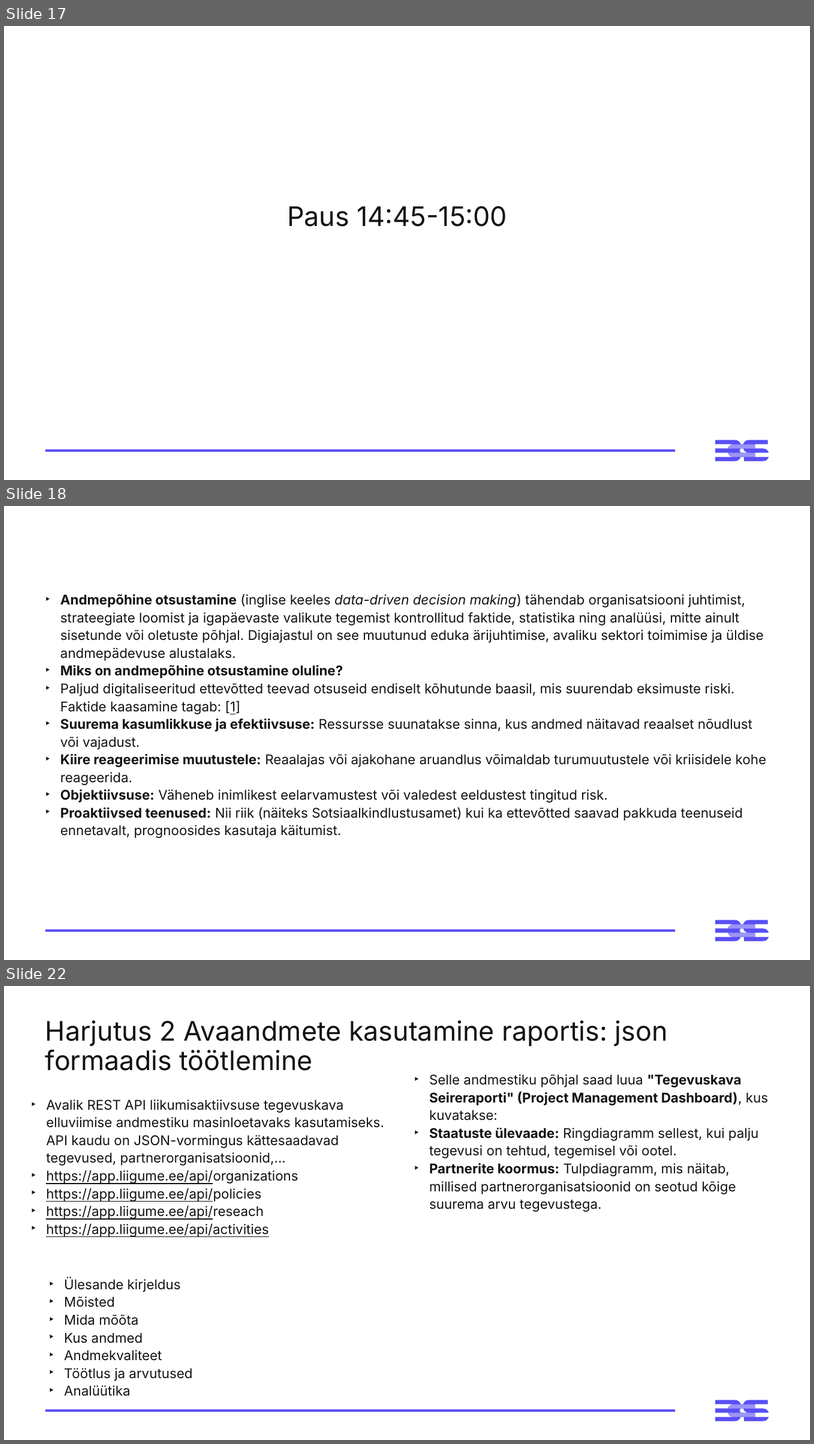
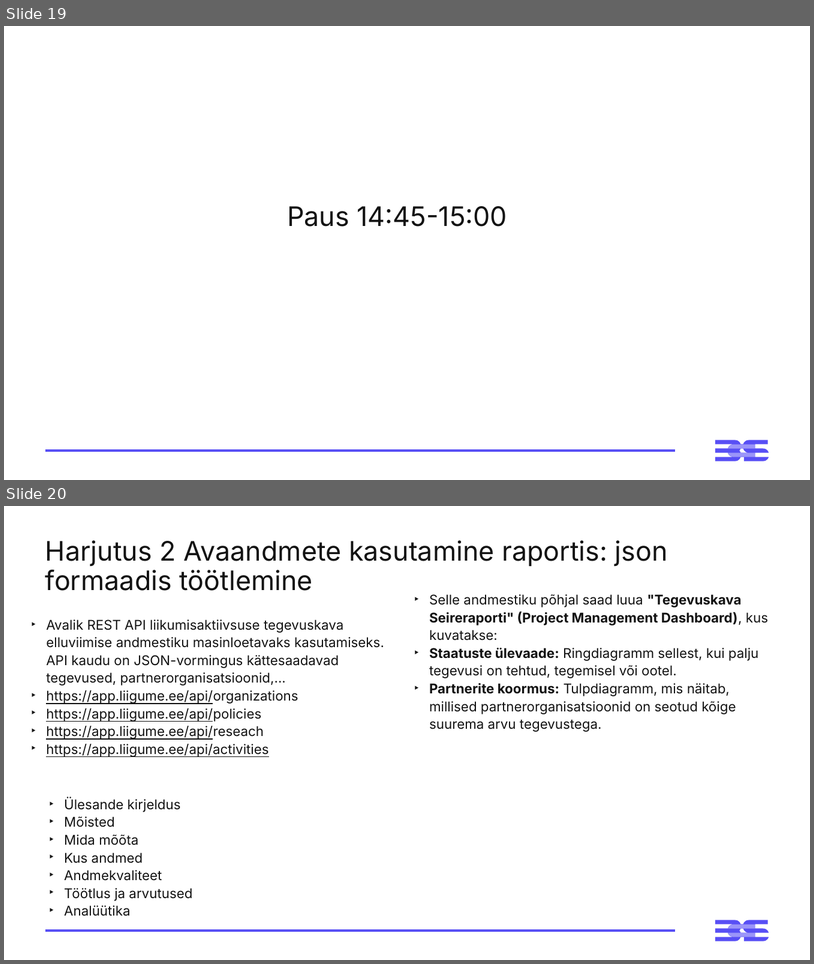
Before and after one commit to emilieabel/andmetarkus, a slide deck: Materjalid/Day4 Andmeplatvormid json/4-paev-andmetarkus-esitlus.pptx. Shown one above the other, each under a label of ours: slides 17, 18 and 22 before the commit, slides 19 and 20 after it; the slides between them are not shown. The pictures are 814x1444 and 814x964 pixels, drawn with LibreOffice and Linux fonts; fonts in the diff are those of the drawing. Boxes give left, top, right and bottom in pixels: in the first picture for what was removed or moved away, otherwise in the second. Text is boxed around its words. In the diff, an @@ line names an element or a change of style, - is before the commit and + after.

```diff
--- a/Materjalid/Day4 Andmeplatvormid json/4-paev-andmetarkus-esitlus.pptx
+++ b/Materjalid/Day4 Andmeplatvormid json/4-paev-andmetarkus-esitlus.pptx
@@ slide 18 removed at [4, 506, 810, 960], background #FFFFFF; not listed: 3 template elements that a slide beside it also shows @@
@@ text removed at [60, 594, 767, 838] @@
-‣ Andmepõhine otsustamine (inglise keeles data-driven decision making) tähendab organisatsiooni juhtimist, strateegiate loomist ja igapäevaste valikute tegemist kontrollitud faktide, statistika ning analüüsi, mitte ainult sisetunde või oletuste põhjal. Digiajastul on see muutunud eduka ärijuhtimise, avaliku sektori toimimise ja üldise andmepädevuse alustalaks.
-‣ Miks on andmepõhine otsustamine oluline?
-‣ Paljud digitaliseeritud ettevõtted teevad otsuseid endiselt kõhutunde baasil, mis suurendab eksimuste riski. Faktide kaasamine tagab: [1]
-‣ Suurema kasumlikkuse ja efektiivsuse: Ressursse suunatakse sinna, kus andmed näitavad reaalset nõudlust või vajadust.
-‣ Kiire reageerimise muutustele: Reaalajas või ajakohane aruandlus võimaldab turumuutustele või kriisidele kohe reageerida.
-‣ Objektiivsuse: Väheneb inimlikest eelarvamustest või valedest eeldustest tingitud risk.
-‣ Proaktiivsed teenused: Nii riik (näiteks Sotsiaalkindlustusamet) kui ka ettevõtted saavad pakkuda teenuseid ennetavalt, prognoosides kasutaja käitumist.
@@ what was slide 17 is now slide 19 @@
@@ what was slide 22 is now slide 20 @@
```
Also in this commit, not shown: 1 slide changed, 2 slides added, 3 other slides removed, 2 other files.
